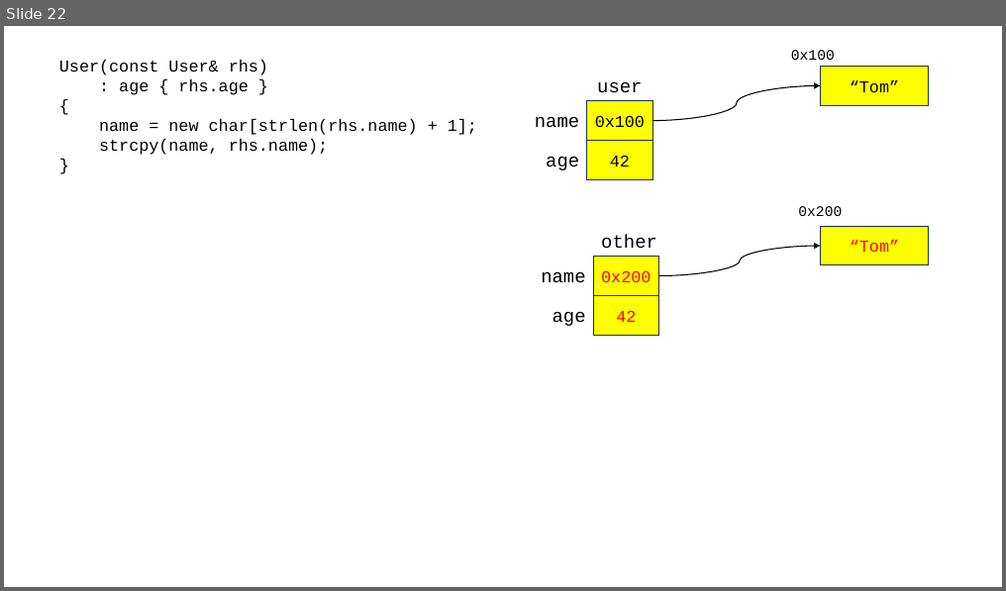
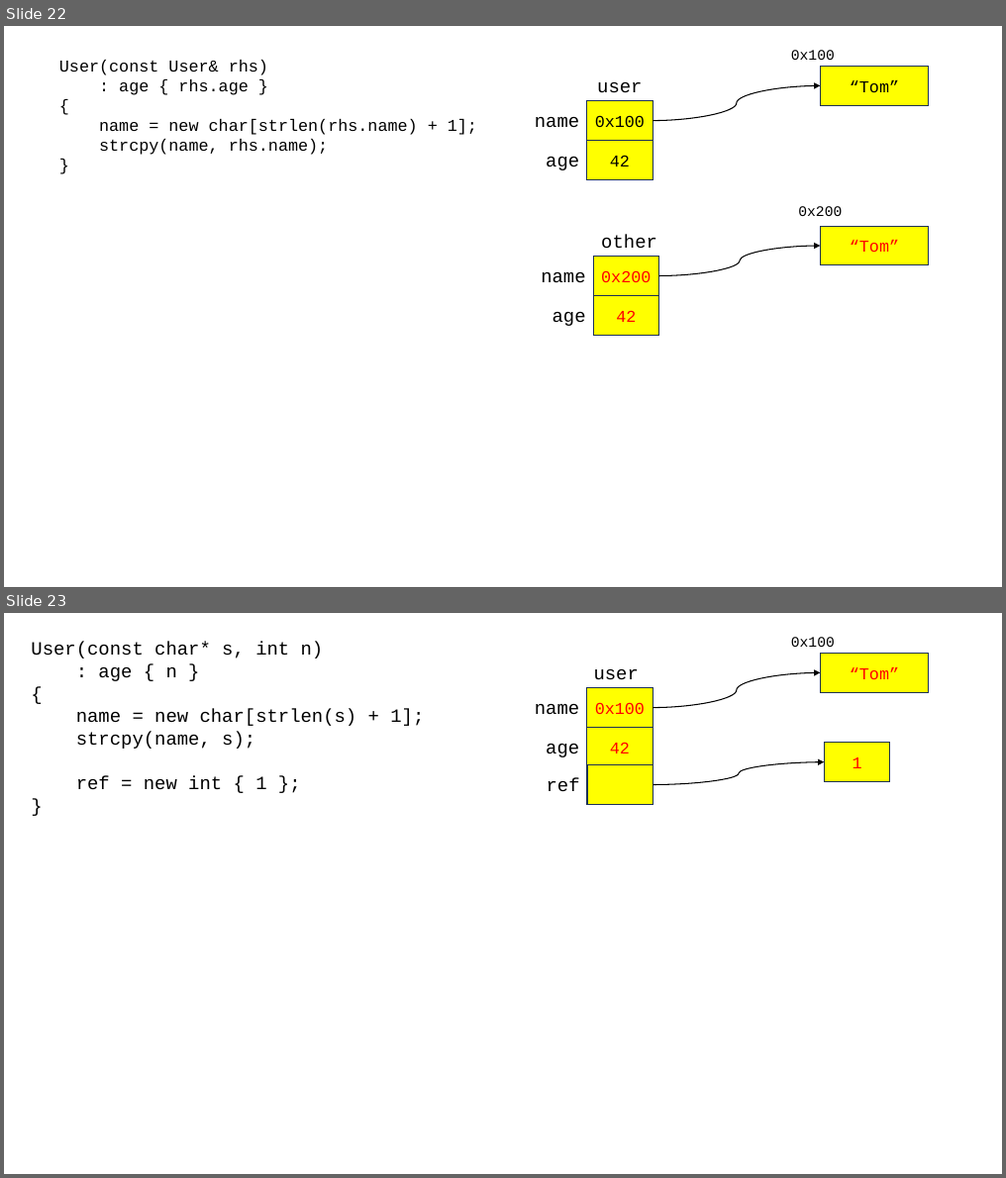
Before and after one commit to rlaxodnd98/SWIP77, a slide deck: cpp_230824.pptx. Shown one above the other, each under a label of ours: slide 22 before the commit, slides 22 and 23 after it. The pictures are 1006x591 and 1006x1178 pixels, drawn with LibreOffice and Linux fonts; fonts in the diff are those of the drawing. Boxes give left, top, right and bottom in pixels: in the first picture for what was removed or moved away, otherwise in the second. Text is boxed around its words. In the diff, an @@ line names an element or a change of style, - is before the commit and + after.

```diff
--- a/cpp_230824.pptx
+++ b/cpp_230824.pptx
@@ slide 23 added at [4, 613, 1002, 1174], background #FFFFFF @@
@@ text added at [31, 642, 424, 790], 18 pt, text #000000 @@
+User(const char* s, int n)
+: age { n }
+{
+name = new char[strlen(s) + 1];
+strcpy(name, s);
+ref = new int { 1 };
+}
@@ text added at [791, 637, 835, 647], 14 pt, text #000000 @@
+0x100
@@ text added at [594, 669, 639, 680], 18 pt, text #000000 @@
+user
@@ rectangle added at [821, 654, 929, 693], fill #FFFF00, outline #1E3256 1 pt, 16 pt, text #FF0000 @@
+“Tom”
@@ rectangle added at [587, 688, 653, 728], fill #FFFF00, outline #1E3256 1 pt, 16 pt, text #FF0000 @@
+0x100
@@ curved arrow added from (653, 707) to (821, 672), #000000 1 pt @@
@@ text added at [535, 704, 579, 715], 18 pt, text #000000 @@
+name
@@ rectangle added at [587, 728, 653, 767], fill #FFFF00, outline #1E3256 1 pt, 16 pt, text #FF0000 @@
+42
@@ text added at [546, 744, 579, 758], 18 pt, text #000000 @@
+age
@@ rectangle added at [825, 743, 890, 782], fill #FFFF00, outline #1E3256 1 pt, 16 pt, text #FF0000 @@
+1
@@ text added at [547, 778, 580, 792], 18 pt, text #000000 @@
+ref
@@ rectangle added at [587, 765, 653, 805], fill #FFFF00, outline #1E3256 1 pt @@
@@ curved arrow added from (653, 785) to (825, 761), #000000 1 pt @@
```
Also in this commit, not shown: 5 other slides added, 1 other file.
